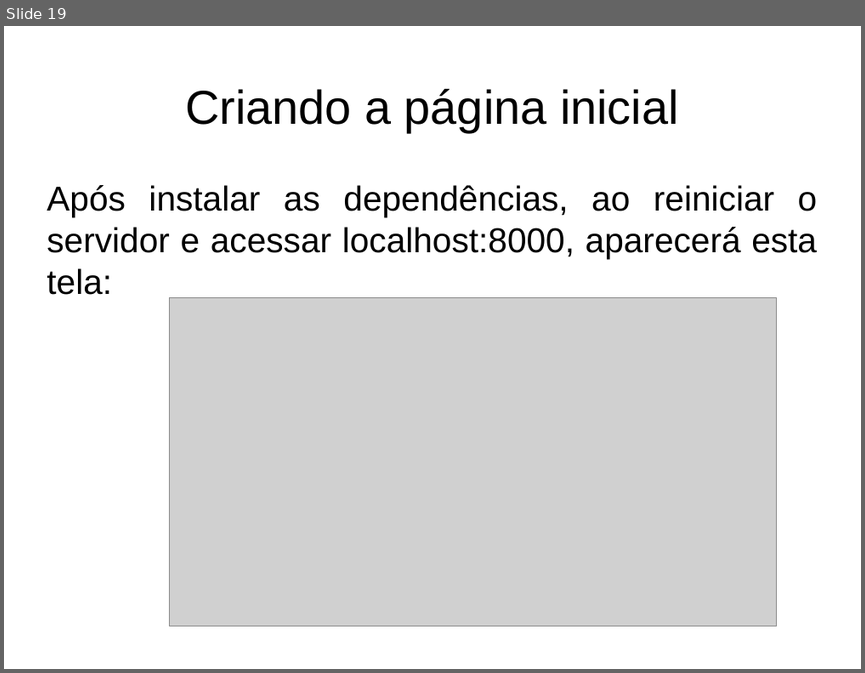
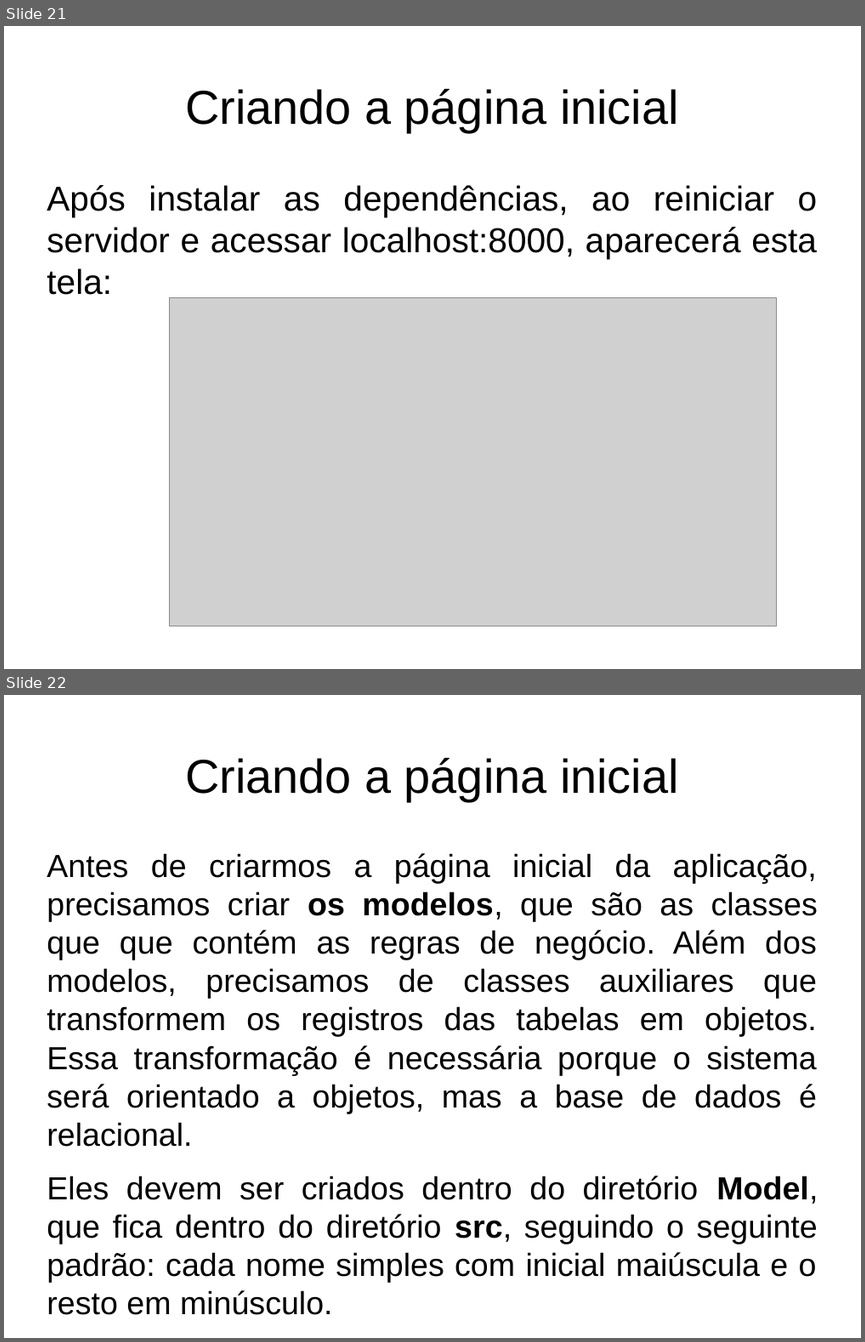
Before and after one commit to fgsl/lojasacme, a slide deck: docs/tutorial.odp. Shown one above the other, each under a label of ours: slide 19 before the commit, slides 21 and 22 after it. The pictures are 865x673 and 865x1342 pixels, drawn with LibreOffice and Linux fonts; fonts in the diff are those of the drawing; grey boxes stand for pictures. Boxes give left, top, right and bottom in pixels: in the first picture for what was removed or moved away, otherwise in the second. Text is boxed around its words. In the diff, an @@ line names an element or a change of style, - is before the commit and + after.

```diff
--- a/docs/tutorial.odp
+++ b/docs/tutorial.odp
@@ slide 22 added at bbox=[4, 695, 861, 1338], background #FFFFFF @@
@@ title added at bbox=[185, 758, 679, 801], 44 pt, text #000000 @@
+Criando a página inicial
@@ text added at bbox=[46, 853, 817, 1315], 29.6 pt, text #000000 @@
+Antes de criarmos a página inicial da aplicação, precisamos criar os modelos, que são as classes que que contém as regras de negócio. Além dos modelos, precisamos de classes auxiliares que transformem os registros das tabelas em objetos. Essa transformação é necessária porque o sistema será orientado a objetos, mas a base de dados é relacional.
+Eles devem ser criados dentro do diretório Model, que fica dentro do diretório src, seguindo o seguinte padrão: cada nome simples com inicial maiúscula e o resto em minúsculo.
@@ what was slide 19 is now slide 21 @@
```
Also in this commit, not shown: 12 other slides added, 4 other files.
